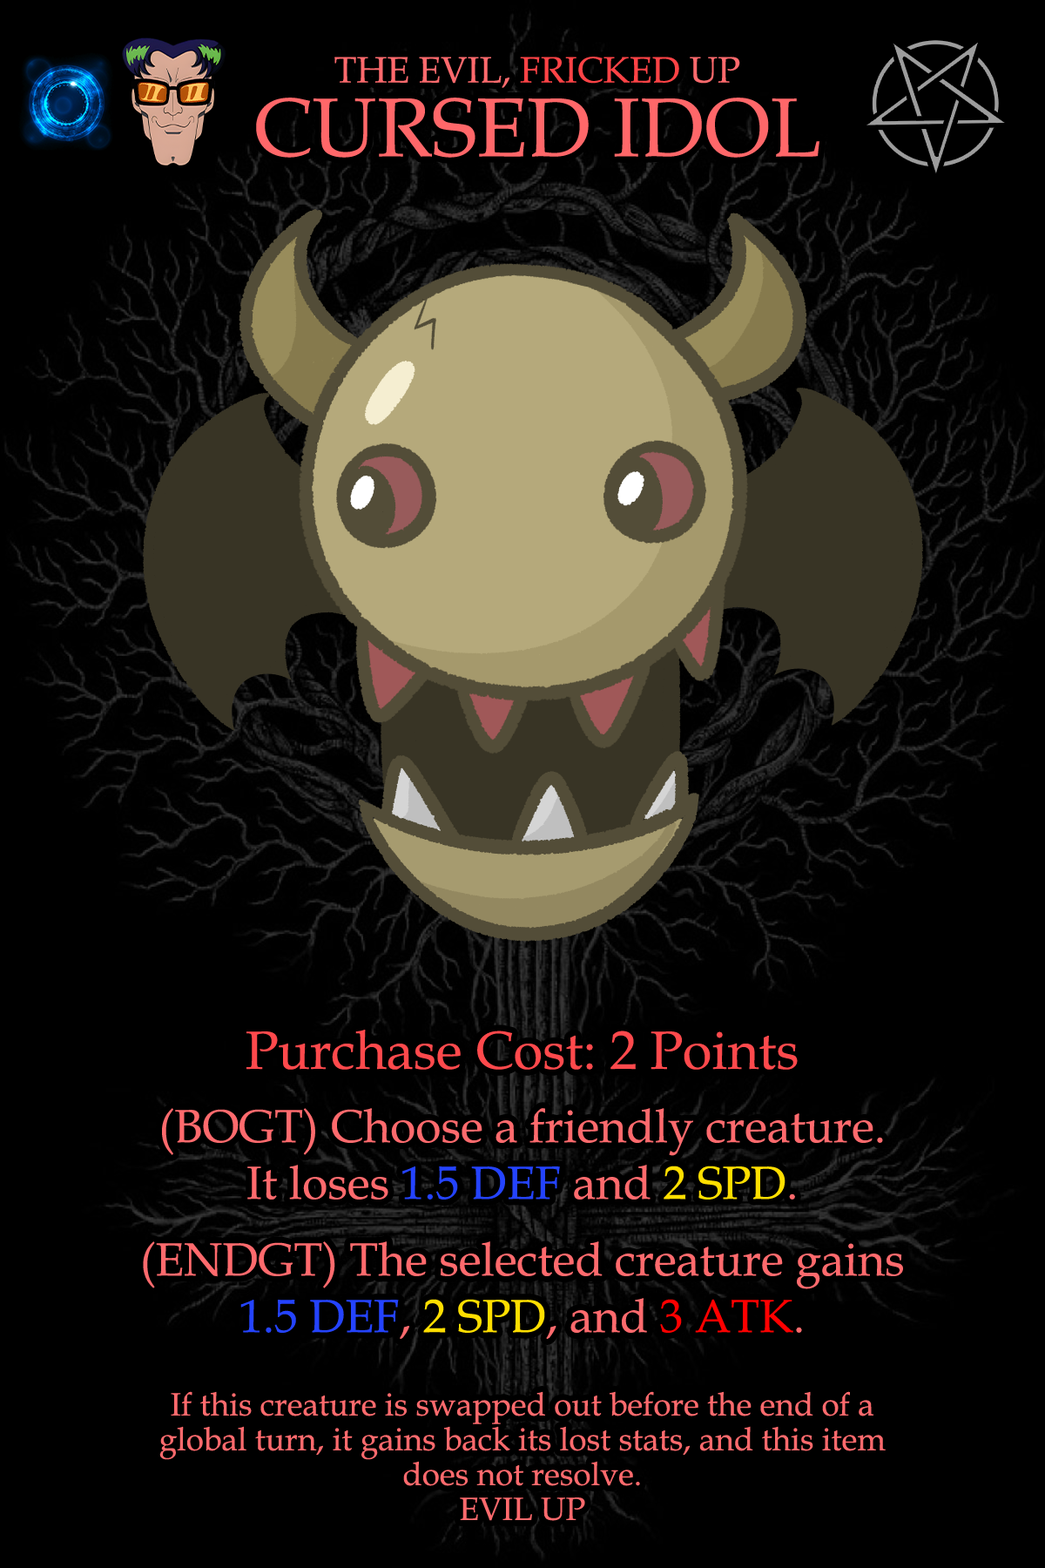
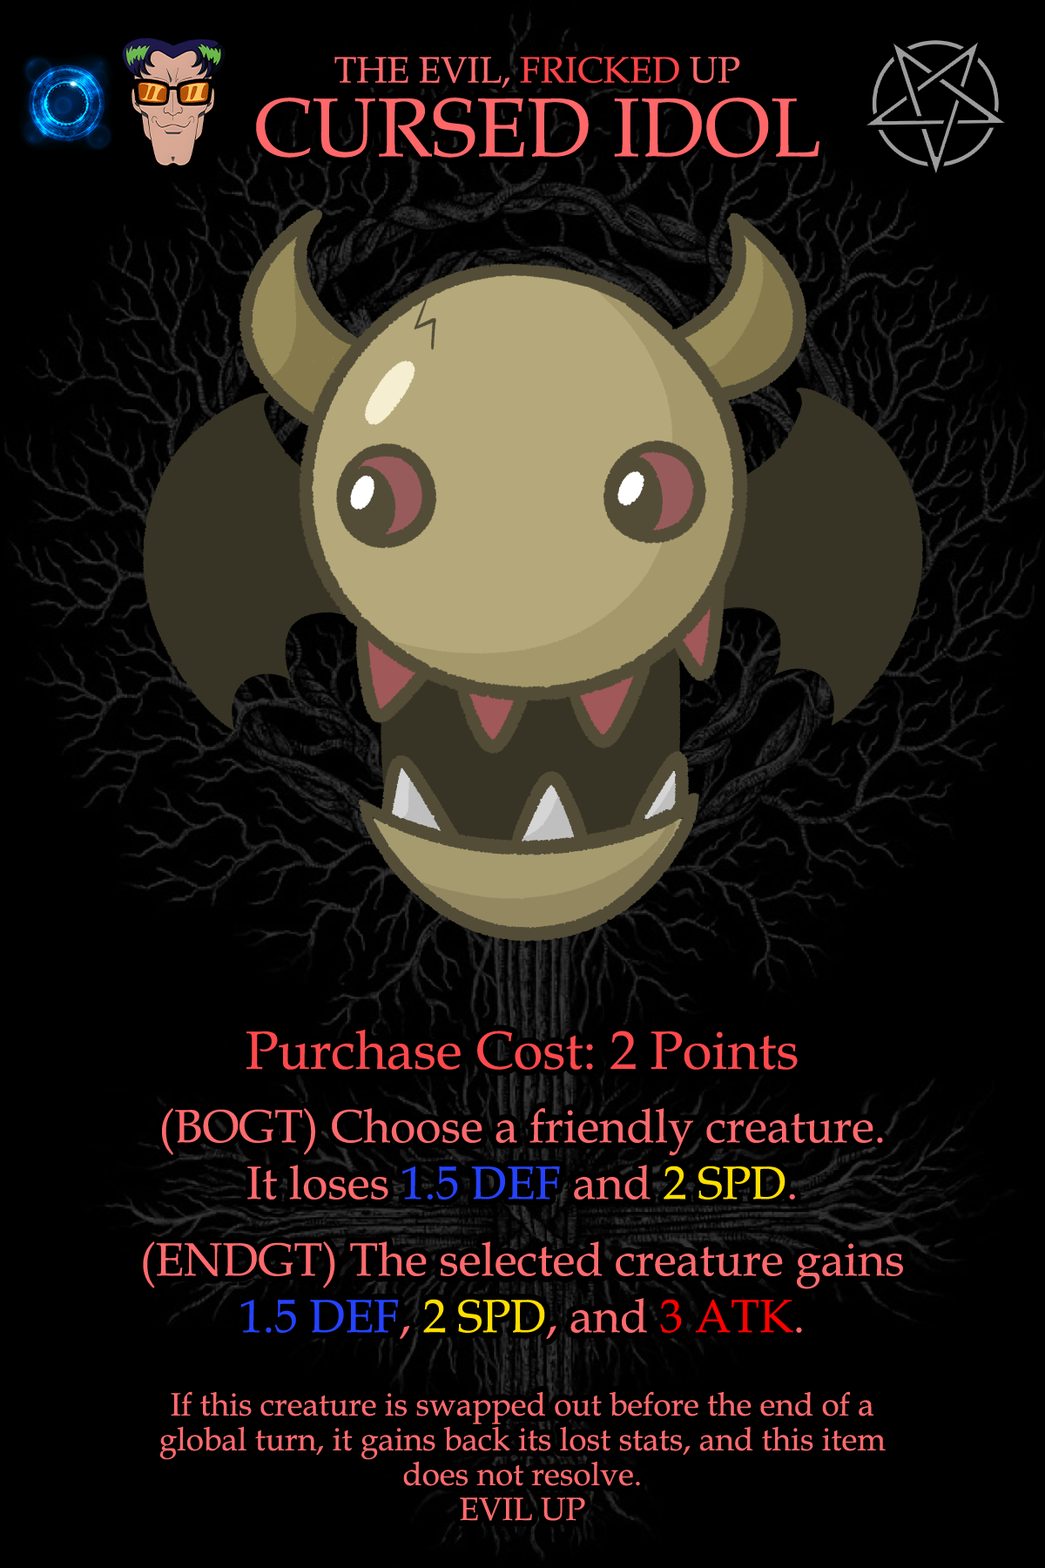
Layer changes from the first 1045 x 1568 image to the second:
painted on "Ability" over left=459, top=1497, right=586, bottom=1521
added layer "EVIL UP" in group "Text" over left=459, top=1497, right=586, bottom=1521